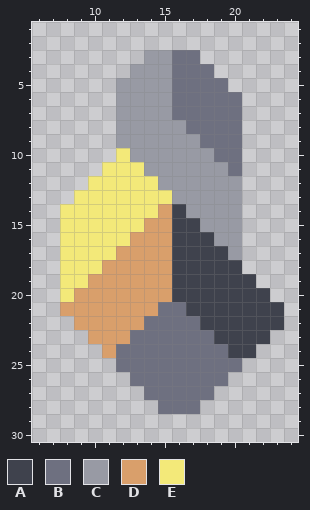
One commit to this pixel-art sprite: assets/sprites/units/weapons/moth-weapon.png. Above, as it was before the edit.
The file is 32x32 pixels. Shown: x 6..24, y 1..30.
Palette (. is transparent): A #3f424d  B #6e7080  C #989aa4  D #d99f6b  E #f3e979
After:
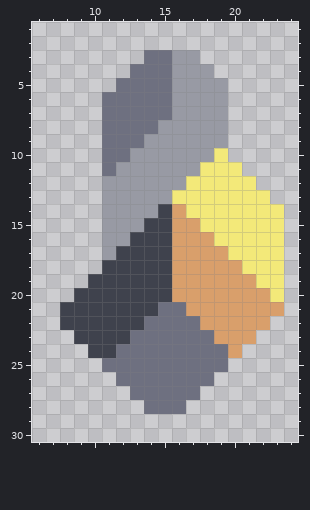
From old to new:
colour A: #3f424d -> #d99f6b
colour D: #d99f6b -> #3f424d
y 3: x 14..17 CCBB -> BBCC
y 4: x 13..18 CCCBBB -> BBBCCC
y 5: x 12..19 CCCCBBBB -> BBBBCCCC
y 6..7: x 11..20 .CCCCBBBBB -> BBBBBCCCC.
y 8: x 11..14 .CCC -> BBBB; x 17..20 BBBB -> CCC.
y 9: x 11..13 .CC -> BBB; x 18..20 BBB -> CC.
y 10: x 11..12 .E -> BB; x 19..20 BB -> E.
y 11: x 11..13 EEE -> BCC; x 18..20 CCB -> EEE
y 12: x 10..14 EEEEE -> .CCCC; x 17..21 CCCC. -> EEEEE
y 13: x 9..22 EEEEEEECCCCC.. -> ..CCCCCEEEEEEE
y 14: x 8..14 EEEEEEE -> ...CCCC; x 17..23 CCCC... -> EEEEEEE
y 15: x 8..13 EEEEEE -> ...CCC; x 18..23 CCC... -> EEEEEE
y 16: x 8..12 EEEEE -> ...CC; x 19..23 CC... -> EEEEE
y 17: x 8..11 EEEE -> ...C; x 20..23 C... -> EEEE
y 18: x 8..10 EEE -> ...; x 21..23 ... -> EEE
y 19: x 8..9 EE -> ..; x 22..23 .. -> EE
y 20: x 8 E -> .; x 23 . -> E
y 22: x 8 . -> D; x 23 A -> .
y 23: x 9 . -> D; x 22 A -> .
y 24: x 10 . -> D; x 21 A -> .
y 25: x 11 . -> B; x 20 B -> .
y 26: x 12 . -> B; x 19 B -> .
y 27: x 13 . -> B; x 18 B -> .
y 28: x 14 . -> B; x 17 B -> .
Where, in picture pixels (left, top, right, bottom), the same in both pictures:
changed: (60, 50, 284, 414)
